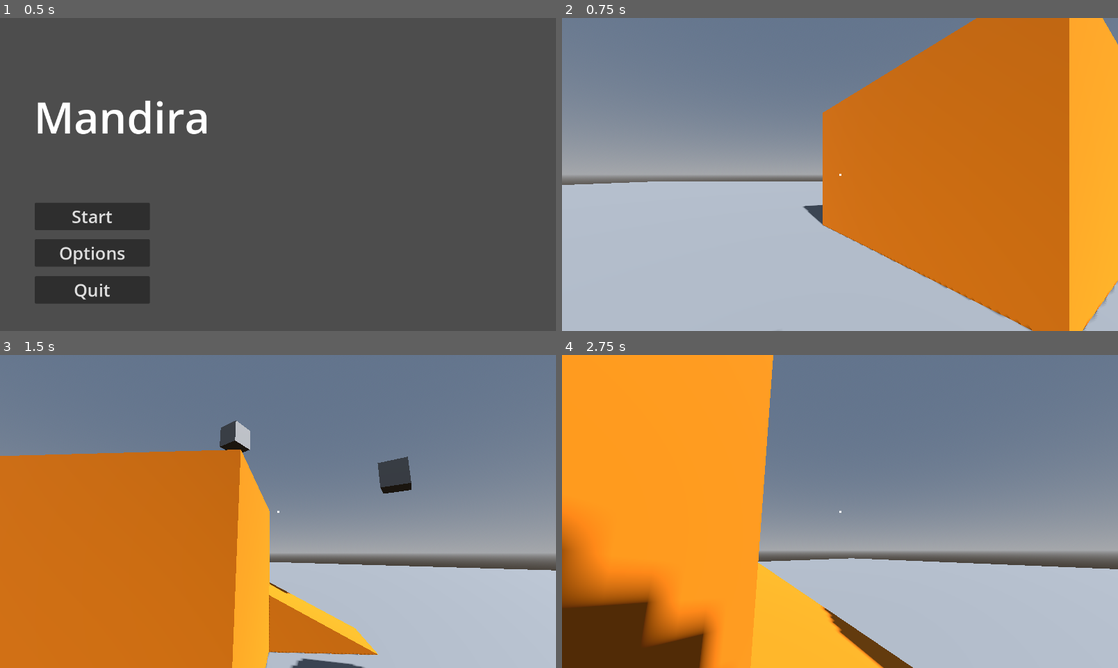
Above: before the commit, frames 1-4 (two rows, left to right).
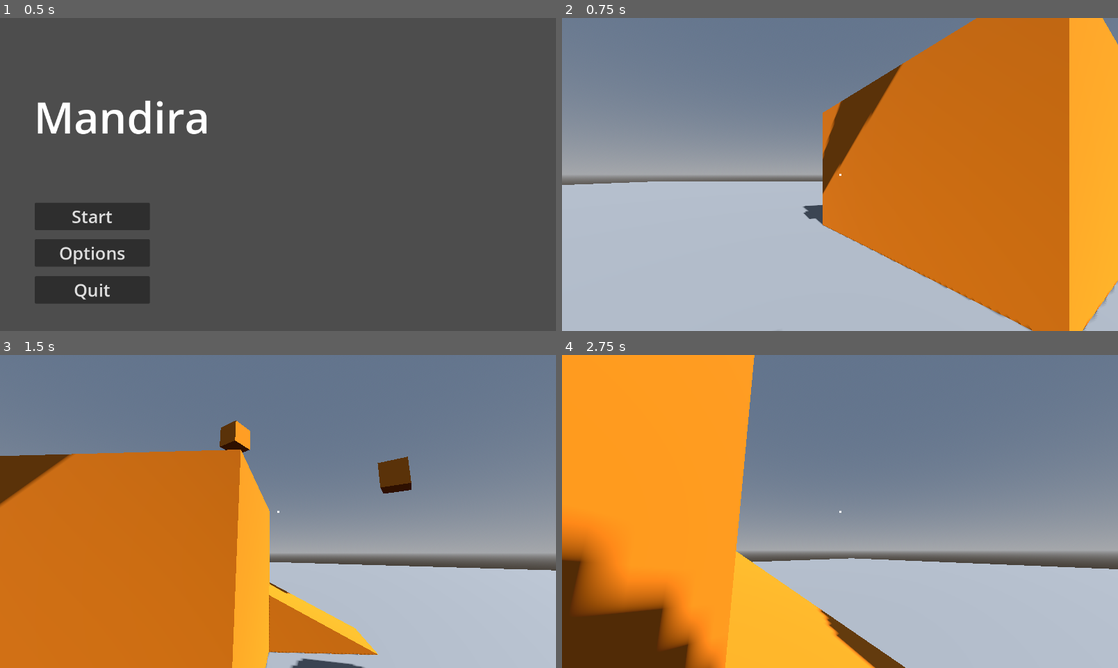
Above: after the commit, the same moments.

Repository: joeyvongphasouk/577-course-project
Game: Godot game, scene res://scenes/main_menu.tscn
Two runs of this game, one before a commit and one after it. Both use one fixed random seed, a clock stepped at 60 frames per second and the inputs below.
Inputs (mouse positions are in pixels of both pictures, inside the frame that each line leads up to):
- Up to frame 1 (0.5 s): no input
- Up to frame 2 (0.75 s): click "Start" at 0.5 s
- Up to frame 3 (1.5 s): tap Enter (ui_accept) at 1.25 s; move the mouse to (305, 511) at 1.27 s; hold W (move_forward) from 1.28 s (still down); click (305, 511) at 1.35 s
- Up to frame 4 (2.75 s): keep holding W (move_forward); tap Enter (ui_accept) at 1.52, 1.55, 1.82, 2.1, 2.27, 2.57 s; move the mouse to (812, 511) at 2.02 s; click (812, 511) at 2.3 s

Frame 1 is identical in both runs. In frame 2, 1.7% of the frame differs, in the area x 43-62%, y 14-65%; in frame 3, 1.9%; in frame 4, 8.1%, in the area x 0-99%, y 0-100%.

Commit message:
added grapple hook swinging frame + spring (discarded). Also added options frame.

Diff:
--- /dev/null
+++ b/scenes/options_menu.tscn
@@ -0,0 +1,29 @@
+[gd_scene format=3 uid="uid://di8twtyc507sv"]
+
+[node name="options_menu" type="Control"]
+layout_mode = 3
+anchors_preset = 15
+anchor_right = 1.0
+anchor_bottom = 1.0
+grow_horizontal = 2
+grow_vertical = 2
+
+[node name="VBoxContainer" type="VBoxContainer" parent="."]
+layout_mode = 1
+anchors_preset = 8
+anchor_left = 0.5
+anchor_top = 0.5
+anchor_right = 0.5
+anchor_bottom = 0.5
+offset_left = -300.0
+offset_top = -362.5
+offset_right = 300.0
+offset_bottom = 362.5
+grow_horizontal = 2
+grow_vertical = 2
+
+[node name="Sound" type="HScrollBar" parent="VBoxContainer"]
+layout_mode = 2
+
+[node name="Brightness" type="HScrollBar" parent="VBoxContainer"]
+layout_mode = 2
--- a/scenes/player.tscn
+++ b/scenes/player.tscn
@@ -44,7 +44,6 @@
 
 [node name="Rope" parent="Head/Camera3D" instance=ExtResource("2_xxfed")]
 transform = Transform3D(1, 0, 0, 0, 1, 0, 0, 0, 1, 0.5, -0.4, -1.49012e-08)
-visible = false
 
 [node name="RayCast3D" type="RayCast3D" parent="Head"]
 transform = Transform3D(1, 0, 0, 0, -4.37114e-08, -1, 0, 1, -4.37114e-08, 0, 0, 0)
--- a/scenes/tutorial_level.tscn
+++ b/scenes/tutorial_level.tscn
@@ -9,6 +9,7 @@
 size = Vector2(100, 100)
 
 [sub_resource type="BoxMesh" id="BoxMesh_vqbha"]
+material = ExtResource("2_ibghj")
 
 [sub_resource type="ConcavePolygonShape3D" id="ConcavePolygonShape3D_iux7c"]
 data = PackedVector3Array(-0.5, 0.5, 0.5, 0.5, 0.5, 0.5, -0.5, -0.5, 0.5, 0.5, 0.5, 0.5, 0.5, -0.5, 0.5, -0.5, -0.5, 0. …(500 unchanged characters)…
@@ -65,6 +66,15 @@
 [node name="CollisionShape3D" type="CollisionShape3D" parent="StaticBody3D"]
 shape = SubResource("ConcavePolygonShape3D_iux7c")
 
+[node name="StaticBody3D4" type="StaticBody3D" parent="."]
+transform = Transform3D(1, 0, 0, 0, 1, 0, 0, 0, 1, -0.40917, 7.91568, 0.0663071)
+
+[node name="MeshInstance3D" type="MeshInstance3D" parent="StaticBody3D4"]
+mesh = SubResource("BoxMesh_vqbha")
+
+[node name="CollisionShape3D" type="CollisionShape3D" parent="StaticBody3D4"]
+shape = SubResource("ConcavePolygonShape3D_iux7c")
+
 [node name="StaticBody3D2" type="StaticBody3D" parent="."]
 transform = Transform3D(1, 0, 0, 0, 1, 0, 0, 0, 1, 5.7, 6.4, 5.6)
 
--- a/scripts/grapple.gd
+++ b/scripts/grapple.gd
@@ -4,6 +4,7 @@
 @onready var ray_cast_3d: RayCast3D = $"../Head/RayCast3D"
 @onready var rope: Node3D = $"../Head/Camera3D/Rope"
 
+# this is for things involving rope springiness if needed
 @export var rest_length: float = 2.0
 @export var stiffness: float = 10.0
 @export var damping: float = 1.0
@@ -11,6 +12,7 @@
 var launched: bool = false
 var grapple_point: Vector3
 
+var initial_dist: float;
 
 func _physics_process(delta: float) -> void:
 	if Input.is_action_just_pressed("grapple"):
@@ -18,14 +20,17 @@
 	if Input.is_action_just_released("grapple"):
 		retract()
 
+	# handle the player physics
 	if launched:
 		handle_grapple(delta)
 
+	# need to physically update the rope shown on screen
 	update_rope()
 
 func launch():
 	if ray_cast_3d.is_colliding():
 		grapple_point = ray_cast_3d.get_collision_point()
+		initial_dist = player.global_position.distance_to(grapple_point)
 		launched = true
 
 
@@ -39,25 +44,49 @@
 	var displacement = target_dist - rest_length
 	var force = Vector3.ZERO
 
+	# could look to set the max length of rope and "dangle" the rope
+	# 	needs segmented rope model
+	# additionally, if a player is going past the initial dist,
+	# then apply a force in opp dir to simulate "rope stretchcing" + newt 3rd
+
+	# apply opp force if rope is stretching / player going against rope
+	var offset = player.global_position - grapple_point
+	if (target_dist > initial_dist ):
+		player.global_position = grapple_point + offset.normalized() * initial_dist
+		player.velocity = player.velocity.slide(offset.normalized())
+		#player.global_position = anchor_point + offset.normalized() * max_rope_length
+		#velocity = velocity.slide(offset.normalized())  # Slide along the rope boundary
+
+
+
+	# the video looks to implement the rope as a spring
+	# idk if we want that or not
 	# rope is stretched
-	if displacement > 0:
-		var spring_force_magnitude = stiffness * displacement
-		var spring_force = target_dir * spring_force_magnitude
-
-		var vel_dot = player.velocity.dot(target_dir)
-		var damping = -damping * vel_dot * target_dir
-
-		force = spring_force + damping
-
-	player.velocity += force * delta
+	#if displacement > 0:
+		#var spring_force_magnitude = stiffness * displacement
+		#var spring_force = target_dir * spring_force_magnitude
+		#
+		#var vel_dot = player.velocity.dot(target_dir)
+		#var damping = -damping * vel_dot * target_dir
+		#
+		#force = spring_force + damping
+		#
+	#player.velocity += force * delta
+
+
+
+
+
 
 func update_rope():
 	if !launched:
 		rope.visible = false
 		return
 
+	# video does grapple dist based on player, but want to do so from
+	# global rope pos instead
 	rope.visible = true
-	var dist = player.global_position.distance_to(grapple_point)
+	var dist = rope.global_position.distance_to(grapple_point) / 2
 	rope.look_at(grapple_point)
 	rope.scale = Vector3(1, 1, dist)
 
--- a/scripts/player.gd
+++ b/scripts/player.gd
@@ -37,7 +37,9 @@
 	# Handle jump.
 	if Input.is_action_just_pressed("ui_accept") and (is_on_floor() or grapple.launched):
 		velocity.y += jump_force
-		grapple.retract()
+
+		# should we have it so that grapple retracts when we jump?
+		#grapple.retract()
 
 	# Get the input direction and handle the movement/deceleration.
 	var input_dir := Input.get_vector("move_left", "move_right", "move_forward", "move_back")
